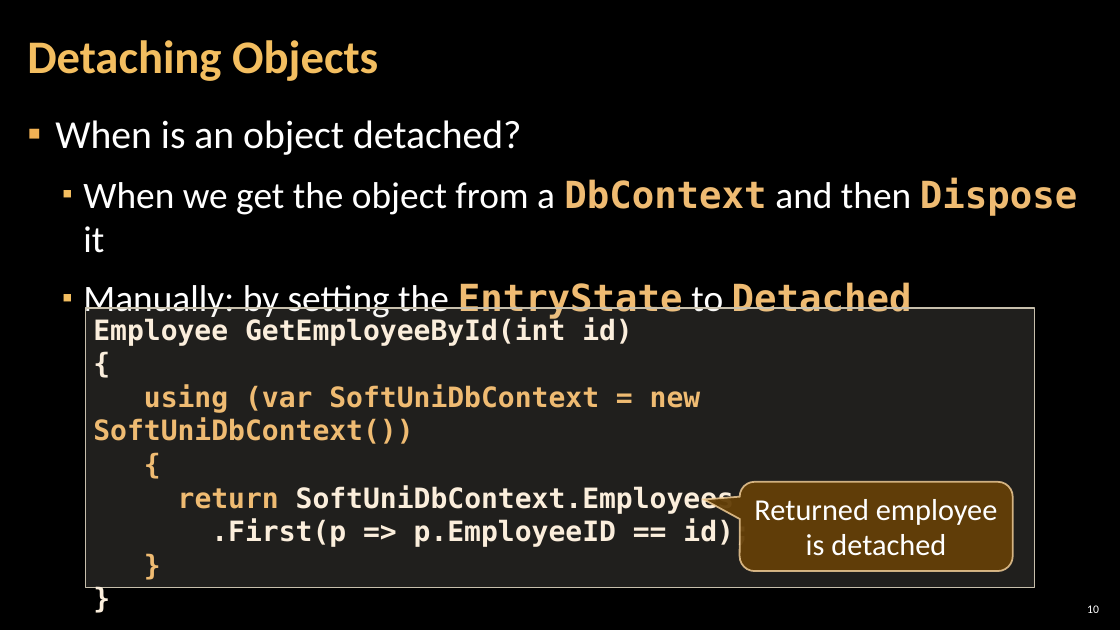
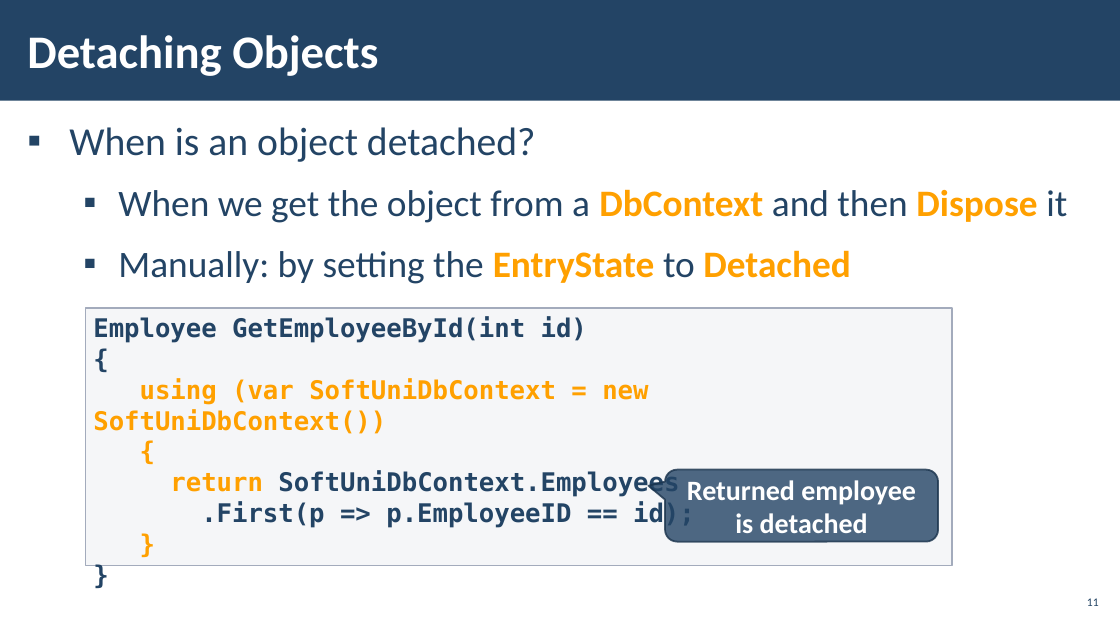
Before and after one commit to pirocorp/Databases-Advanced---Entity-Framework, a slide deck: slide 11 of 07. Advanced Querying/07. DB-Advanced-EF-Core-Advanced-Querying.pptx (slide 10 before the commit). Drawn at 1120x630 pixels with LibreOffice and Linux fonts; fonts in the diff are those of the drawing; background and template pictures are left out. Boxes give left, top, right and bottom in pixels: in the first picture for what was removed or moved away, otherwise in the second. Text is boxed around its words. In the diff, an @@ line names an element or a change of style, - is before the commit and + after.

```diff
--- a/07. Advanced Querying/07. DB-Advanced-EF-Core-Advanced-Querying.pptx
+++ b/07. Advanced Querying/07. DB-Advanced-EF-Core-Advanced-Querying.pptx
@@ rectangle added at <box>0,0,1120,101</box>, fill #234465 @@
@@ title "Detaching Objects" at <box>27,35,378,76</box>: text colour #F3BE60 to #FFFFFF @@
@@ text "When is an object detached?" at <box>69,127,1067,284</box>: text colour #FFFFFF to #234465 in "When is an object detached?", "When we get the object from a ...", "Manually: by setting the to"; font DejaVu Sans Mono to Calibri, text colour #EFBB72 to #FFA000 in "DbContext Dispose", "EntryState Detached"; indent changed; line spacing 1 to 1.05 @@
@@ rectangle "Employee GetEmployeeById(int id)": place and size @@
-rectangle "Employee GetEmployeeById(int id)" at <box>85,308,1034,588</box>
+rectangle "Employee GetEmployeeById(int id)" at <box>85,308,952,565</box>
@@ rectangle "Employee GetEmployeeById(int id)" at <box>85,308,952,565</box>: size 24 to 22 pt; text colour #FBEEDC to #234465 in "Employee GetEmployeeById(int id)", "{", "SoftUniDbContext.Employees", ".First(p => p.EmployeeID == id);" and 1 more places; text colour #EFBB72 to #FFA000 in "using (var SoftUniDbContext = new SoftUniDbContext())", "{", "return", "}"; fill #D9D5C7 at 15% opacity to #C2C7D2 at 15% opacity; outline #C7BFAC 1 pt to #A3ABBC 1 pt @@
@@ rounded speech box "Returned employee is detached": place and size @@
-rounded speech box "Returned employee is detached" at <box>739,482,1012,571</box>
+rounded speech box "Returned employee is detached" at <box>665,470,938,542</box>
@@ rounded speech box "Returned employee is detached" at <box>665,470,938,542</box>: size 26 to 24 pt, bold on; line spacing 30pt to 1; fill #643F07 at 95% opacity to #234465 at 80% opacity; outline #F8D49E 1.5 pt to #1A334C 1.5 pt; proportions changed @@
@@ page number added at <box>1087,598,1099,606</box>, 10 pt, text #234465 @@
+11
@@ page number removed at <box>1087,605,1099,613</box> @@
-10
```
Also in this commit, not shown: 31 other slides changed, 5 slides added, 4 slides removed.
